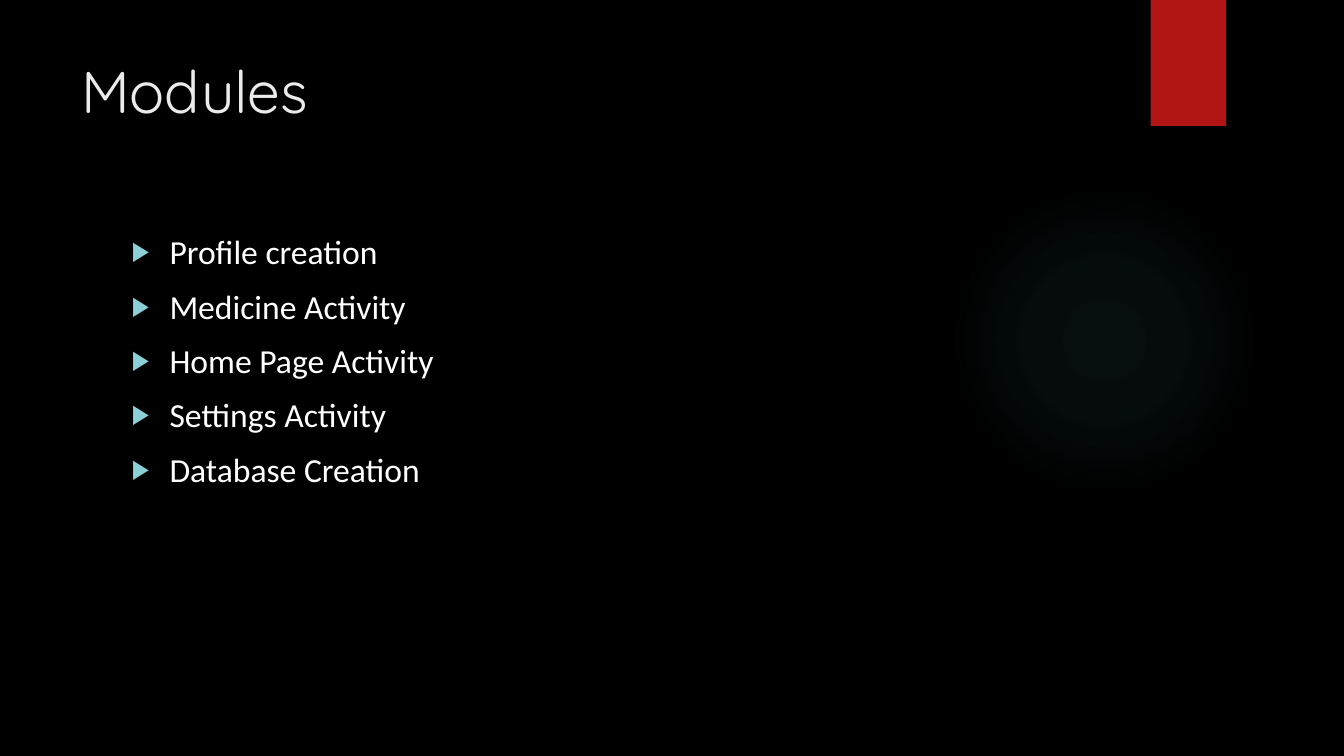
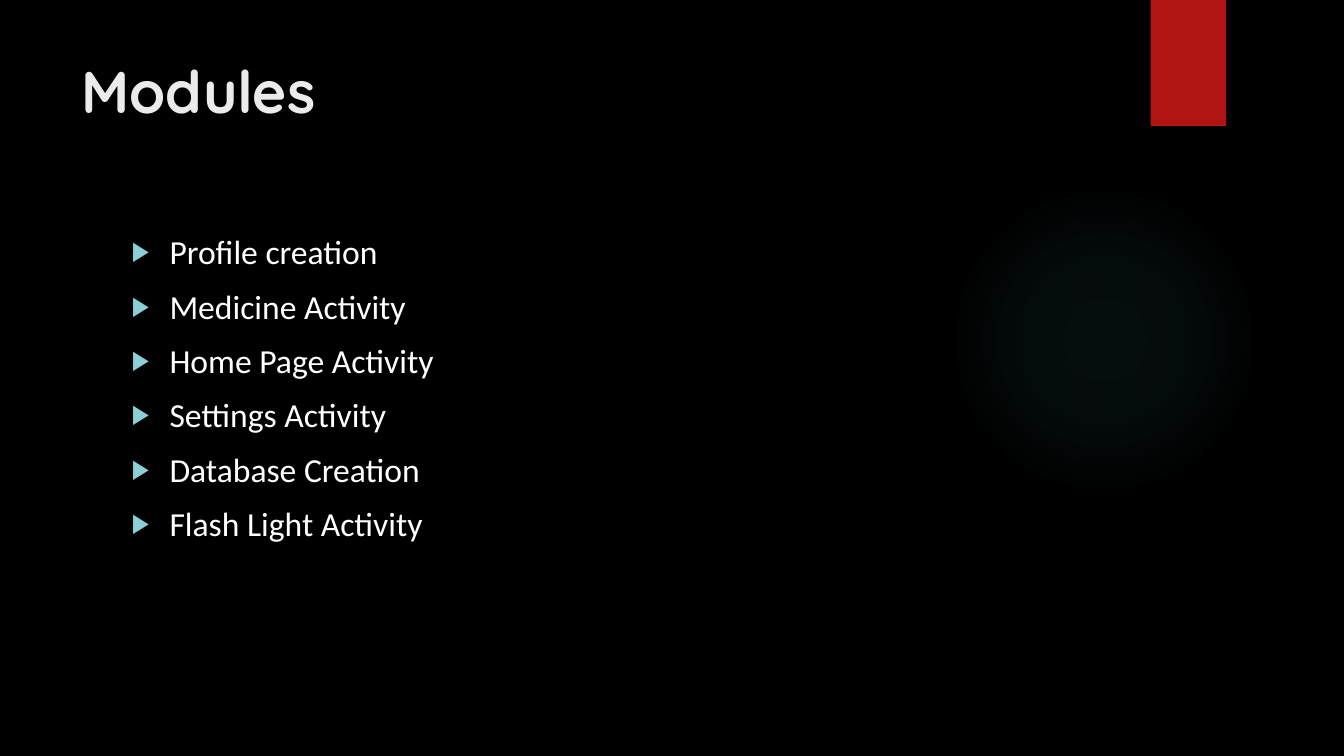
Before and after one commit to Harsha-1-pillai/MAIN_PROJECT, a slide deck: slide 8 of review.pptx. Drawn at 1344x756 pixels with LibreOffice and Linux fonts; fonts in the diff are those of the drawing; background and template pictures are left out. Boxes give left, top, right and bottom in pixels: in the first picture for what was removed or moved away, otherwise in the second. Text is boxed around its words. In the diff, an @@ line names an element or a change of style, - is before the commit and + after.

```diff
--- a/review.pptx
+++ b/review.pptx
@@ title "Modules" at (81, 69, 315, 114): bold on @@
@@ text at (170, 512, 423, 542): paragraph added @@
+▶ Flash Light Activity
```
Also in this commit, not shown: 8 other slides changed, 8 slides added.
